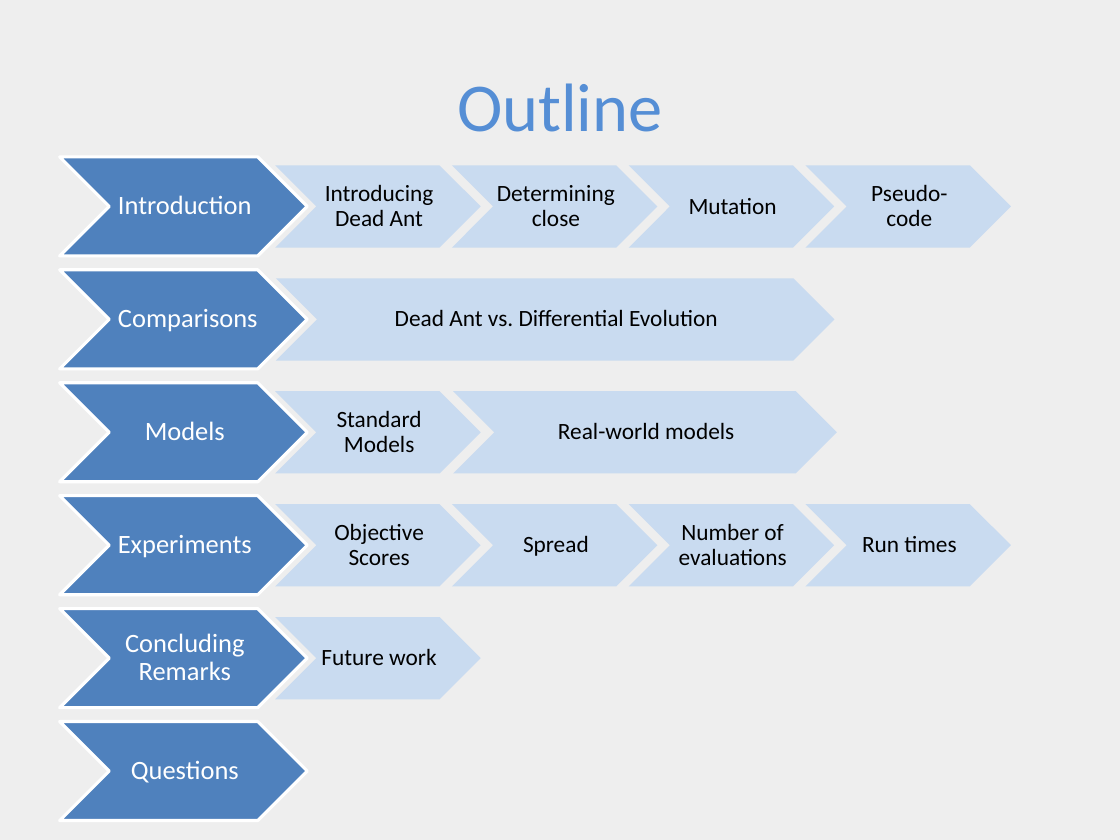
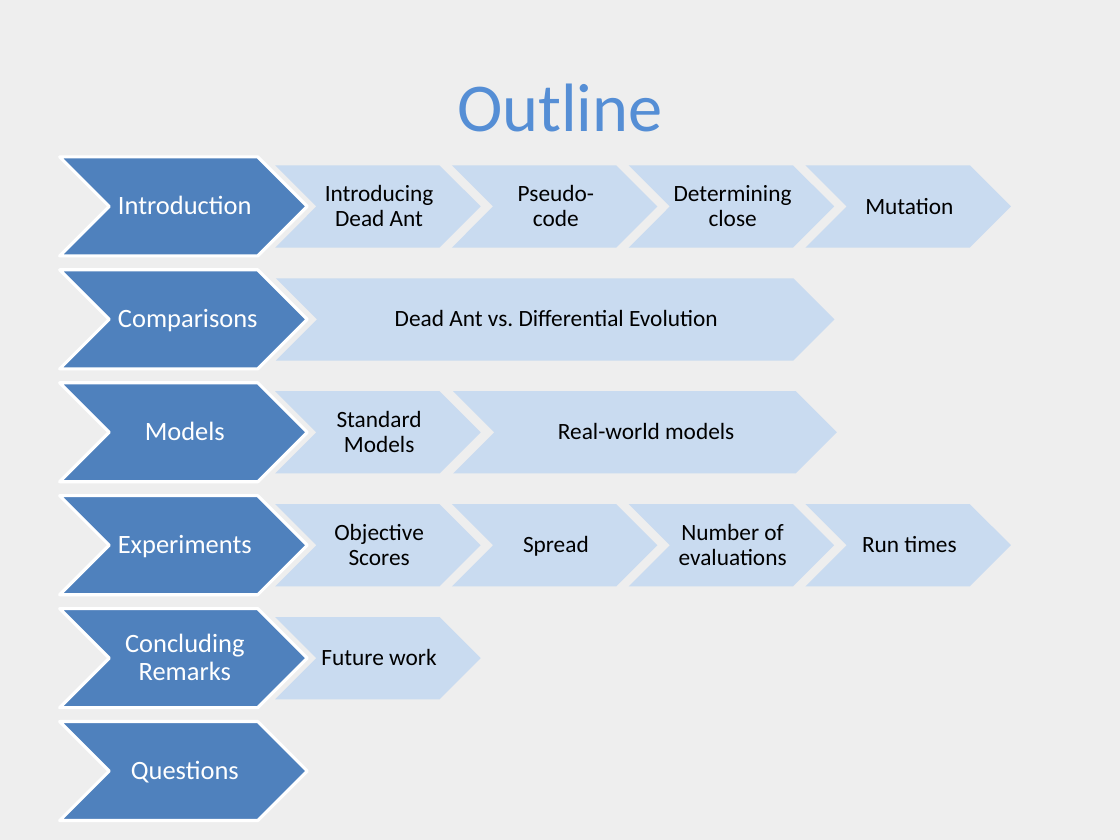
Before and after one commit to ai-se/Rahul, a slide deck: slide 2 of DEADANT/deadAnt.pptx. Drawn at 1120x840 pixels with LibreOffice and Linux fonts; fonts in the diff are those of the drawing. Boxes give left, top, right and bottom in pixels: in the first picture for what was removed or moved away, otherwise in the second. Text is boxed around its words. In the diff, an @@ line names an element or a change of style, - is before the commit and + after.

Commit message:
More updates..

```diff
--- a/DEADANT/deadAnt.pptx
+++ b/DEADANT/deadAnt.pptx
@@ text "Pseudo-code": place and size @@
-text "Pseudo-code" at box(871, 184, 947, 226)
+text "Pseudo-code" at box(518, 184, 594, 226)
@@ text "Determining close": place and size @@
-text "Determining close" at box(497, 185, 615, 226)
+text "Determining close" at box(674, 185, 792, 226)
@@ text "Mutation": place and size @@
-text "Mutation" at box(689, 198, 777, 214)
+text "Mutation" at box(865, 198, 953, 214)
```
